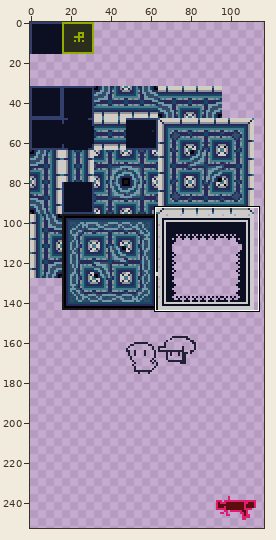
Sprite sheet: src/resource/img/wallPattern.png. Above, an overview of the earlier version with the close-up marked.
Close-up. Before:
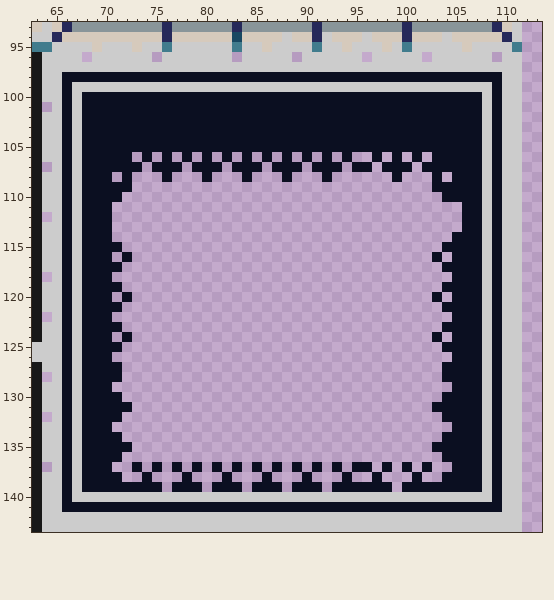
The file is 128x256 pixels. Shown: x 63..113, y 93..143. The wide view leaves out empty margins. The commit also changed other parts of the picture, which this record leaves out.
The same view after the edit:
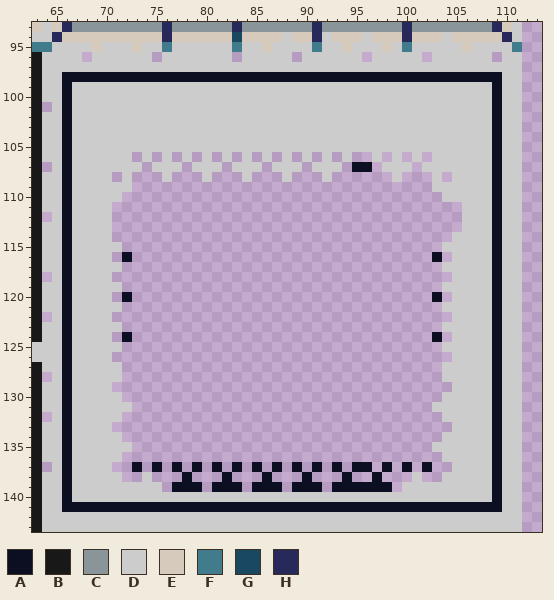
Palette (. is transparent): A #0b0f21  B #181818  C #899599  D #cccccc  E #d6cabc  F #417c8d  G #184862  H #26295a
Difference:
@@ x 63..113 @@
  99 BDDADDDDDDDDDDDDDDDDDDDDDDDDDDDDDDDDDDDDDDDDDDADD..
-100 BDDADAAAAAAAAAAAAAAAAAAAAAAAAAAAAAAAAAAAAAAAADADD..
-101 B.DADAAAAAAAAAAAAAAAAAAAAAAAAAAAAAAAAAAAAAAAADADD..
-102 BDDADAAAAAAAAAAAAAAAAAAAAAAAAAAAAAAAAAAAAAAAADADD..
-103 BDDADAAAAAAAAAAAAAAAAAAAAAAAAAAAAAAAAAAAAAAAADADD..
-104 BDDADAAAAAAAAAAAAAAAAAAAAAAAAAAAAAAAAAAAAAAAADADD..
-105 BDDADAAAAAAAAAAAAAAAAAAAAAAAAAAAAAAAAAAAAAAAADADD..
-106 BDDADAAAAA.A.A.A.A.A.A.A.A.A.A.A..A.A.A.AAAAADADD..
-107 B.DADAAAAAA.AAA.AAA.AAA.AAA.AAA.AA.AAA.AAAAAADADD..
-108 BDDADAAA.A...A...A...A...A...A......A...A.AAADADD..
-109 BDDADAAAAA..............................AAAAADADD..
-110 BDDADAAAA................................AAAADADD..
-111 BDDADAAA...................................AADADD..
-112 B.DADAAA...................................AADADD..
-113 BDDADAAA...................................AADADD..
-114 BDDADAAA..................................AAADADD..
-115 BDDADAAAA................................AAAADADD..
-116 BDDADAAA.A..............................A.AAADADD..
-117 BDDADAAAA................................AAAADADD..
-118 B.DADAAA..................................AAADADD..
-119 BDDADAAAA................................AAAADADD..
-120 BDDADAAA.A..............................A.AAADADD..
-121 BDDADAAAA................................AAAADADD..
-122 B.DADAAA..................................AAADADD..
-123 BDDADAAAA................................AAAADADD..
-124 BDDADAAA.A..............................A.AAADADD..
-125 DDDADAAAA................................AAAADADD..
-126 DDDADAAA..................................AAADADD..
-127 BDDADAAAA................................AAAADADD..
-128 B.DADAAAA................................AAAADADD..
-129 BDDADAAA..................................AAADADD..
-130 BDDADAAAA................................AAAADADD..
-131 BDDADAAAAA..............................AAAAADADD..
-132 B.DADAAAA................................AAAADADD..
-133 BDDADAAA..................................AAADADD..
-134 BDDADAAAA................................AAAADADD..
-135 BDDADAAAAA..............................AAAAADADD..
-136 BDDADAAAA................................AAAADADD..
-137 B.DADAAA..A.A.A.A.A.A.A.A.A.A.A.AA.A.A.A..AAADADD..
-138 BDDADAAAA..A...A...A...A...A...A..A...A..AAAADADD..
-139 BDDADAAAAAAAA.AAA.AAA.AAA.AAA.AAAAAA.AAAAAAAADADD..
+100 BDDADDDDDDDDDDDDDDDDDDDDDDDDDDDDDDDDDDDDDDDDDDADD..
+101 B.DADDDDDDDDDDDDDDDDDDDDDDDDDDDDDDDDDDDDDDDDDDADD..
+102 BDDADDDDDDDDDDDDDDDDDDDDDDDDDDDDDDDDDDDDDDDDDDADD..
+103 BDDADDDDDDDDDDDDDDDDDDDDDDDDDDDDDDDDDDDDDDDDDDADD..
+104 BDDADDDDDDDDDDDDDDDDDDDDDDDDDDDDDDDDDDDDDDDDDDADD..
+105 BDDADDDDDDDDDDDDDDDDDDDDDDDDDDDDDDDDDDDDDDDDDDADD..
+106 BDDADDDDDD.D.D.D.D.D.D.D.D.D.D.D..D.D.D.DDDDDDADD..
+107 B.DADDDDDDD.DDD.DDD.DDD.DDD.DDD.AA.DDD.DDDDDDDADD..
+108 BDDADDDD.D...D...D...D...D...D......D...D.DDDDADD..
+109 BDDADDDDDD..............................DDDDDDADD..
+110 BDDADDDDD................................DDDDDADD..
+111 BDDADDDD...................................DDDADD..
+112 B.DADDDD...................................DDDADD..
+113 BDDADDDD...................................DDDADD..
+114 BDDADDDD..................................DDDDADD..
+115 BDDADDDDD................................DDDDDADD..
+116 BDDADDDD.A..............................A.DDDDADD..
+117 BDDADDDDD................................DDDDDADD..
+118 B.DADDDD..................................DDDDADD..
+119 BDDADDDDD................................DDDDDADD..
+120 BDDADDDD.A..............................A.DDDDADD..
+121 BDDADDDDD................................DDDDDADD..
+122 B.DADDDD..................................DDDDADD..
+123 BDDADDDDD................................DDDDDADD..
+124 BDDADDDD.A..............................A.DDDDADD..
+125 DDDADDDDD................................DDDDDADD..
+126 DDDADDDD..................................DDDDADD..
+127 BDDADDDDD................................DDDDDADD..
+128 B.DADDDDD................................DDDDDADD..
+129 BDDADDDD..................................DDDDADD..
+130 BDDADDDDD................................DDDDDADD..
+131 BDDADDDDDD..............................DDDDDDADD..
+132 B.DADDDDD................................DDDDDADD..
+133 BDDADDDD..................................DDDDADD..
+134 BDDADDDDD................................DDDDDADD..
+135 BDDADDDDDD..............................DDDDDDADD..
+136 BDDADDDDD................................DDDDDADD..
+137 B.DADDDD..A.A.A.A.A.A.A.A.A.A.A.AA.A.A.A..DDDDADD..
+138 BDDADDDDD..D...A...A...A...A...A..A...D..DDDDDADD..
+139 BDDADDDDDDDDD.AAA.AAA.AAA.AAA.AAAAAA.DDDDDDDDDADD..
 140 BDDADDDDDDDDDDDDDDDDDDDDDDDDDDDDDDDDDDDDDDDDDDADD..
